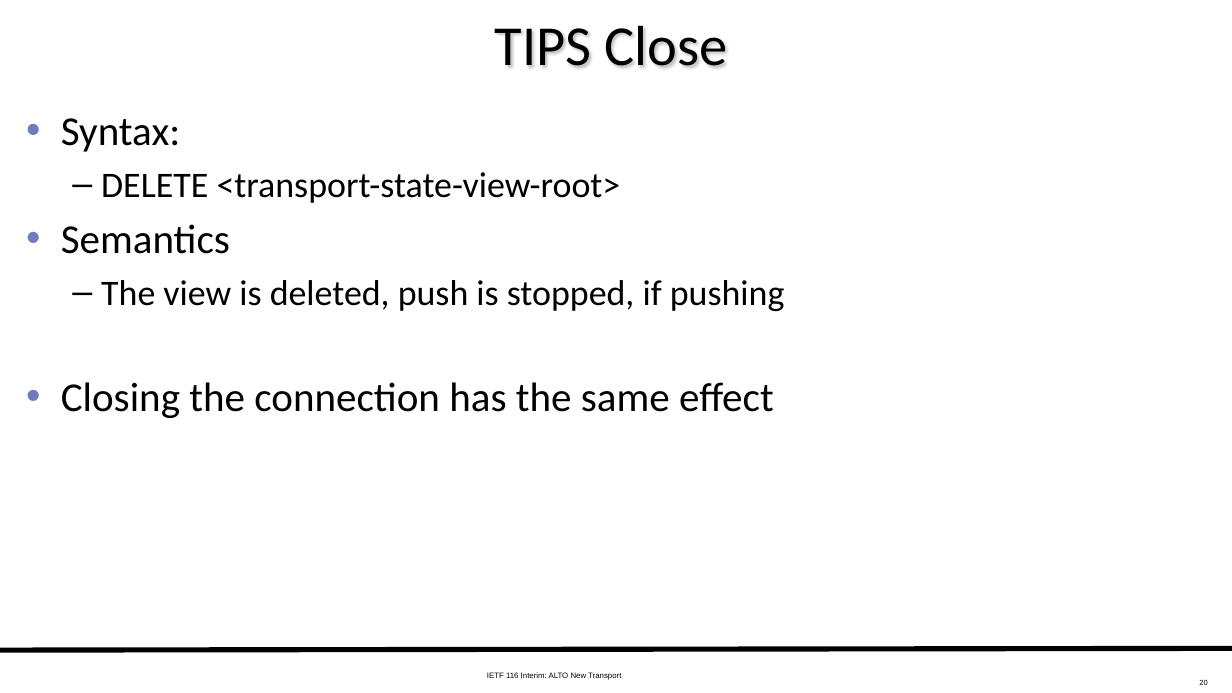
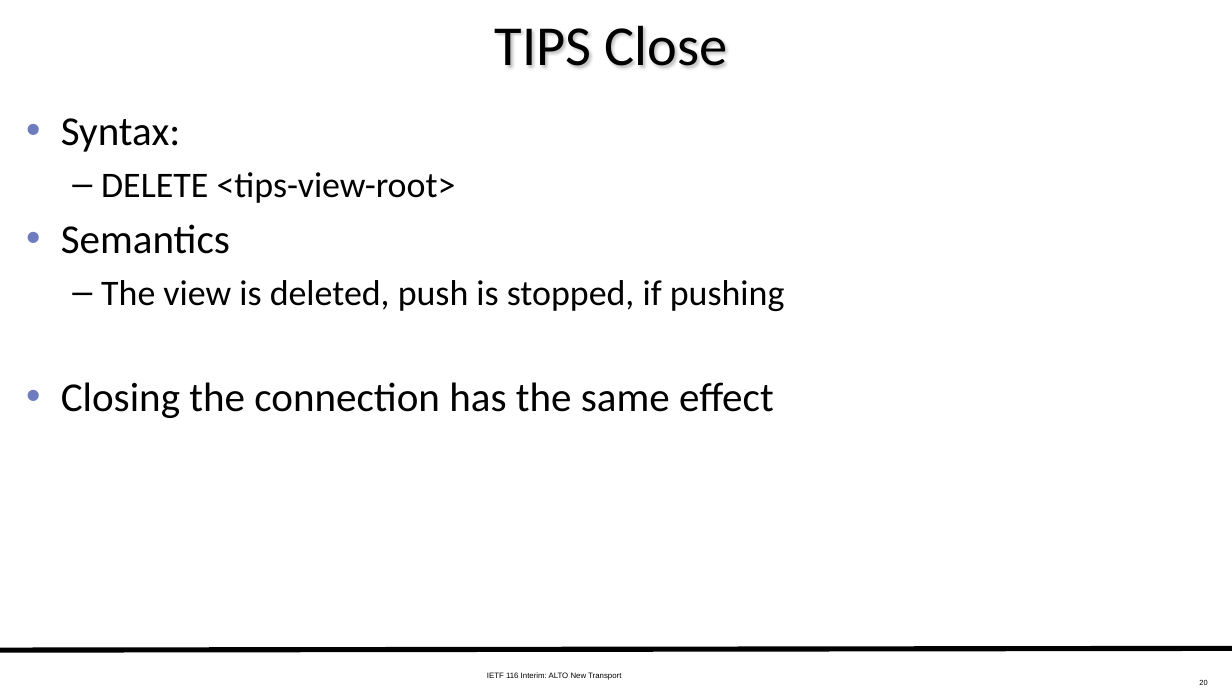
Before and after one commit to ietf-wg-alto/wg-materials, a slide deck: slide 20 of meetings-ietf/ietf-116-interim/slides-116-interim-alto-transport.pptx. Drawn at 1232x693 pixels with LibreOffice and Linux fonts; fonts in the diff are those of the drawing. Boxes give left, top, right and bottom in pixels: in the first picture for what was removed or moved away, otherwise in the second. Text is boxed around its words. In the diff, an @@ line names an element or a change of style, - is before the commit and + after.

```diff
--- a/meetings-ietf/ietf-116-interim/slides-116-interim-alto-transport.pptx
+++ b/meetings-ietf/ietf-116-interim/slides-116-interim-alto-transport.pptx
@@ text at [101,172,456,203]: text changed @@
-  – DELETE <transport-state-view-root>
+  – DELETE <tips-view-root>
```
Also in this commit, not shown: 6 other slides changed.
